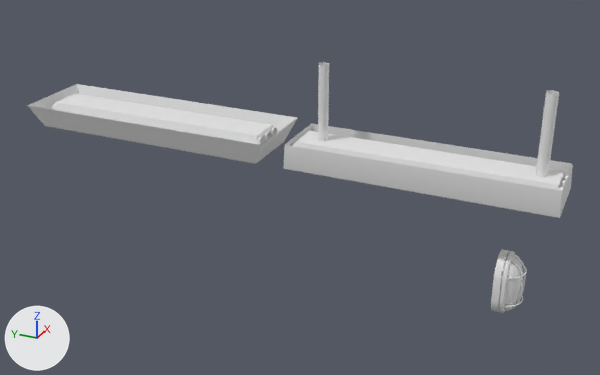
The FBX model 3D Assets/SM_Lamps.fbx, before and after one commit.
One viewpoint serves both versions: a camera (50 mm lens) standing at (-1.572, 1.933, 2.028) and looking at (1.021, 3.1, 0.731). Arrows for +X, +Y and +Z are at lower left; the lights stay in place. Where no turn or scale is listed for an object, it has been applied to the vertices.

The first picture shows 'SM_HangingLamp', 'SM_RooftopLamp', 'SM_WallLamp'.
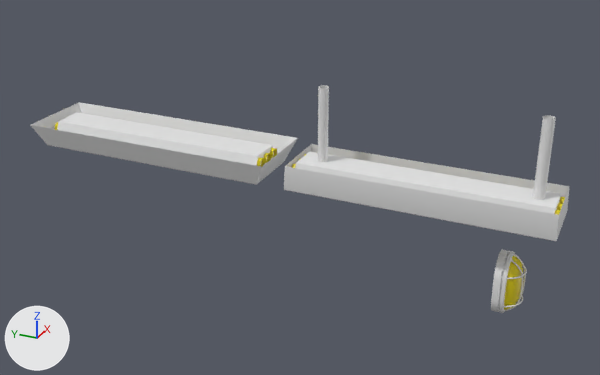
The newer file is also turned or shifted as a whole; pictures and numbers use the older file's frame.

Location of each change, [x1, y1, x2, y2] in pixels of the pictures (600 x 375 px):
'SM_HangingLamp', moved
    before: [283, 62, 573, 218]
    after: [284, 85, 570, 241]
'SM_RooftopLamp', recoloured, moved
    before: [27, 84, 297, 164]
    after: [31, 102, 298, 185]
part 1 of me_cylinder_017, recoloured (white to yellow)
    both: [504, 256, 523, 310]
part 2 of me_cylinder_012, recoloured
    before: [52, 103, 277, 145]
    after: [55, 122, 277, 167]

The change, as a list of edits to the scene's bpy script:
```text
Add mat_light:
    mat_light = principled_material('Light')
    mat_light.base_color = (0.8, 0.653, 0.0)  # yellow #e7d300
Add mat_base:
    mat_base = principled_material('Base')
    mat_base.base_color = (0.8, 0.8, 0.8)  # white #e7e7e7
Change me_cylinder_017:
    where me_cylinder_017.from_pydata(...)  # 1145 vertices, 1050 faces; spans x -0.078..0.078, y -0.098..0.0, z 0.0..0.227
    used by ob_sm_walllamp; location = (1.053, 2.345, 0.384)
    me_cylinder_017 part 1: 96 of the faces centred in x -0.065..0.065, y -0.088..-0.041, z 0.019..0.208 switch from no material to mat_light (yellow #e7d300)
    add me_cylinder_017.materials.append(mat_base)  # white #e7e7e7
Change me_cylinder_012:
    where me_cylinder_012.from_pydata(...)  # 192 vertices, 137 faces; spans x -0.156..0.156, y -0.522..0.522, z -0.095..0.0
    used by ob_sm_rooftoplamp; location = (1.018, 3.699, 0.947)
    me_cylinder_012 part 2: all 24 faces centred in x -0.07..0.072, y 0.0, z -0.052..-0.018 switch from no material to mat_light (yellow #e7d300)
    add me_cylinder_012.materials.append(mat_base)  # white #e7e7e7
Change ob_sm_hanginglamp:
    ob_sm_hanginglamp.location: (1.019, 2.621, 1.22) -> (1.019, 2.621, 1.138)
Change ob_sm_rooftoplamp:
    ob_sm_rooftoplamp.location: (1.018, 3.699, 0.947) -> (1.018, 3.699, 0.864)
```
